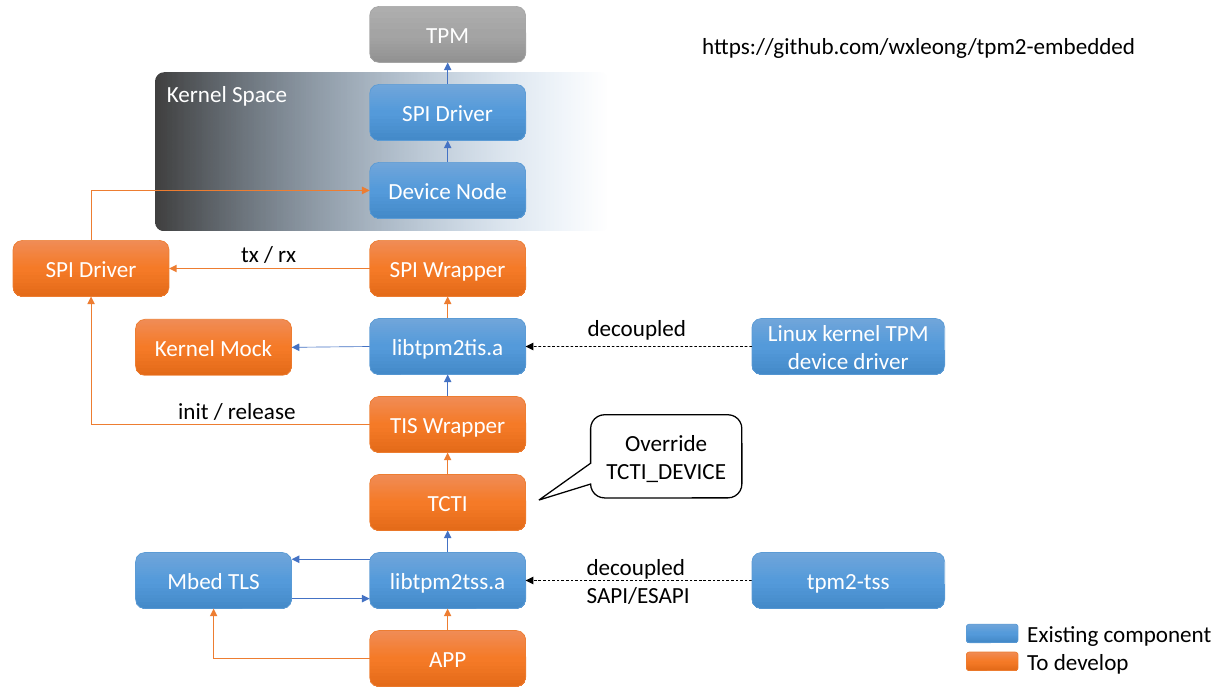
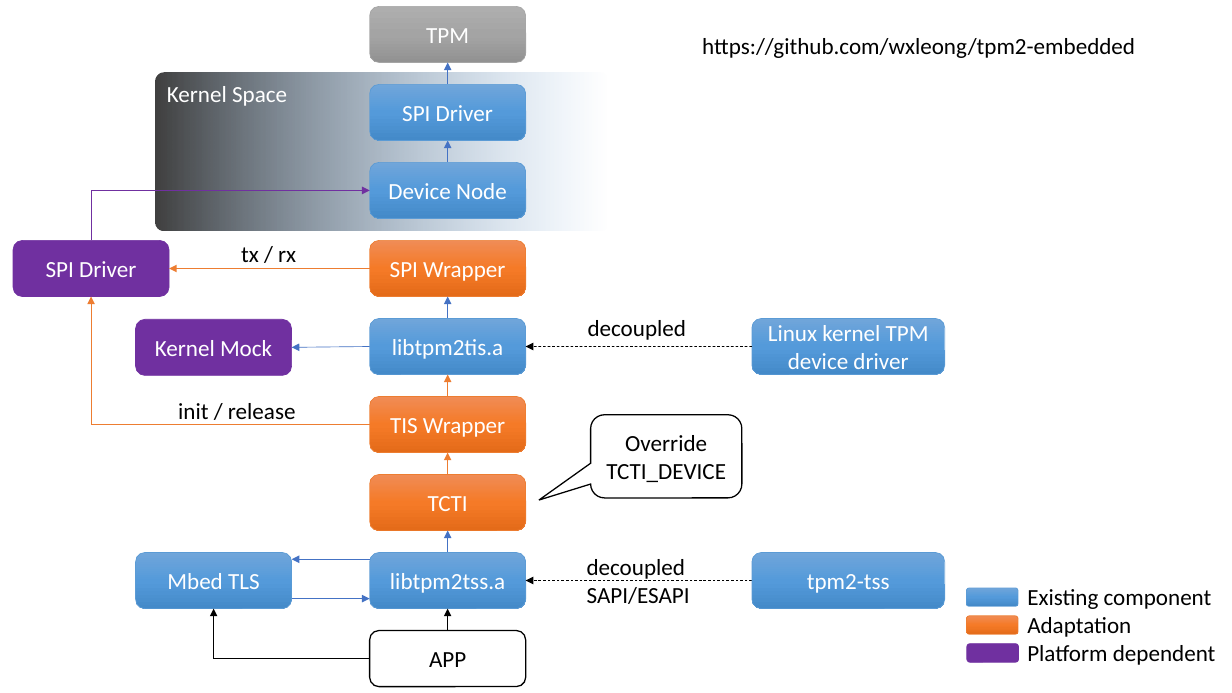
Before and after one commit to wxleong/tpm2-embedded, a slide deck: slide 3 of docs/architecture.pptx. Drawn at 1232x693 pixels with LibreOffice and Linux fonts; fonts in the diff are those of the drawing. Boxes give left, top, right and bottom in pixels: in the first picture for what was removed or moved away, otherwise in the second. Text is boxed around its words. In the diff, an @@ line names an element or a change of style, - is before the commit and + after.

Commit message:
update doc

```diff
--- a/docs/architecture.pptx
+++ b/docs/architecture.pptx
@@ elbow arrow (91, 240) - (370, 190): stroke #ED7D31 0.5 pt to #7030A0 0.5 pt @@
@@ rounded rectangle "SPI Driver" at (13,240,169,297): fill gradient #F18C57 to #F67B28 to #E56C19 to #7030A0; outline #ED7D31 0.5 pt to #7030A0 0.5 pt @@
@@ arrow (448, 297) - (448, 319): stroke #ED7D31 0.5 pt to #4472C4 0.5 pt @@
@@ rounded rectangle "Kernel Mock" at (136,320,292,376): fill gradient #F18C57 to #F67B28 to #E56C19 to #7030A0; outline #ED7D31 0.5 pt to #7030A0 0.5 pt @@
@@ arrow (448, 374) - (448, 396): stroke #4472C4 0.5 pt to #ED7D31 0.5 pt @@
@@ rounded rectangle: place and size @@
-rounded rectangle at (967,624,1019,642)
+rounded rectangle at (967,588,1019,606)
@@ text "Existing component": place and size @@
-text "Existing component" at (1027,626,1212,674)
+text "Existing component" at (1027,589,1216,665)
@@ elbow arrow (370, 659) - (213, 609): stroke #ED7D31 0.5 pt to #000000 0.5 pt @@
@@ arrow (448, 630) - (448, 609): stroke #ED7D31 0.5 pt to #000000 0.5 pt @@
@@ rounded rectangle: place and size @@
-rounded rectangle at (967,653,1019,671)
+rounded rectangle at (967,616,1019,634)
@@ text at (1027,617,1216,665): text changed @@
-To develop
+Adaptation
+Platform dependent
@@ rounded rectangle "APP" at (370,630,526,687): text colour #FFFFFF to #000000; fill gradient #F18C57 to #F67B28 to #E56C19 to #FFFFFF; outline #ED7D31 0.5 pt to #000000 1 pt @@
@@ rounded rectangle added at (967,644,1019,663), fill #7030A0, outline #7030A0 0.5 pt @@
```
Also in this commit, not shown: 2 other slides changed.
